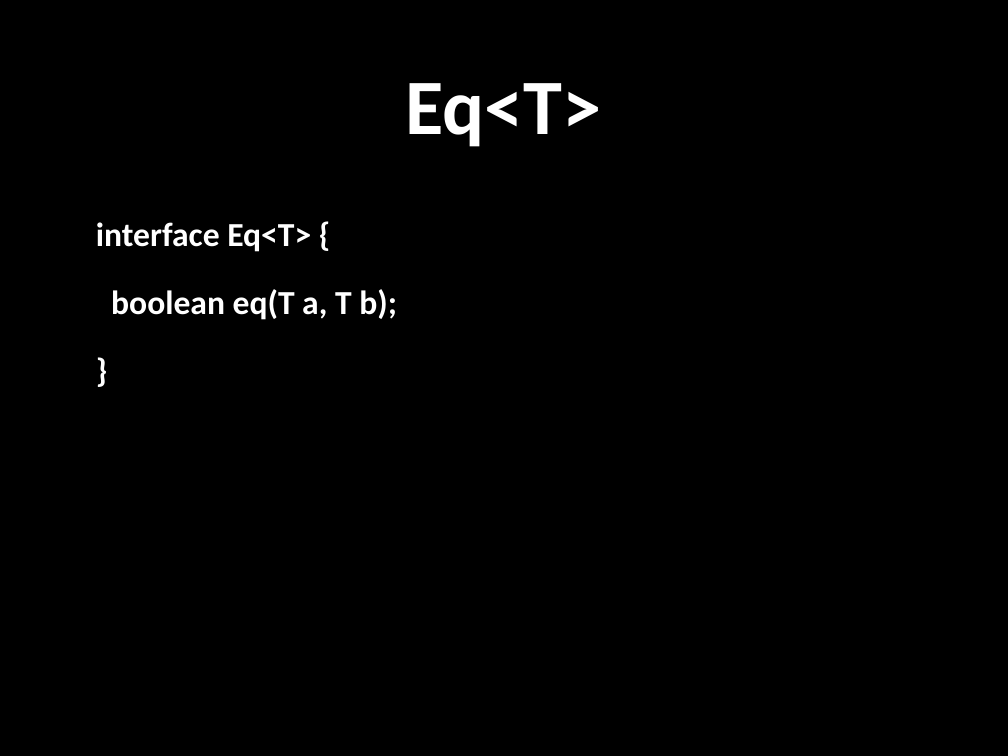
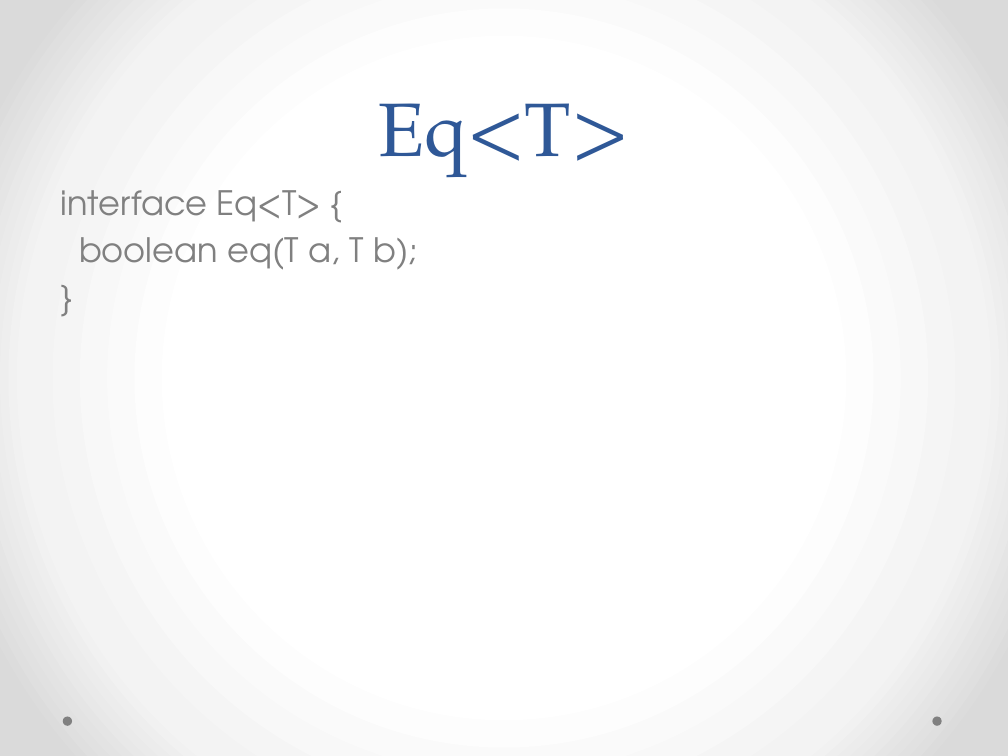
Before and after one commit to techtangents/javaeq, a slide deck: slide 4 of ComposableEquality.pptx. Drawn at 1008x756 pixels with LibreOffice and Linux fonts; fonts in the diff are those of the drawing; background and template pictures are left out. Boxes give left, top, right and bottom in pixels: in the first picture for what was removed or moved away, otherwise in the second. Text is boxed around its words. In the diff, an @@ line names an element or a change of style, - is before the commit and + after.

```diff
--- a/ComposableEquality.pptx
+++ b/ComposableEquality.pptx
@@ background picture (left out) to gradient #FFFFFF to #F4F4F4 to #DADADA @@
@@ title "Eq<T>": place and size @@
-title "Eq<T>" at [406,83,602,147]
+title "Eq<T>" at [379,103,630,178]
@@ title "Eq<T>" at [379,103,630,178]: size 56 to 54 pt, font Calibri to TeX Gyre Pagella, text colour #FFFFFF to #2F5897, bold off; line spacing 1 to 58pt; vertical alignment middle to bottom @@
@@ text "interface Eq<T> {": place and size @@
-text "interface Eq<T> {" at [96,222,397,320]
+text "interface Eq<T> {" at [60,190,418,270]
@@ text "interface Eq<T> {" at [60,190,418,270]: font Calibri to TeX Gyre Adventor, text colour #FFFFFF to #808080, bold off; less space between paragraphs @@
@@ ellipse added at [62,717,72,726], fill #808080 @@
@@ ellipse added at [932,717,941,726], fill #808080 @@
```
Also in this commit, not shown: 7 other slides changed, 1 other file.
